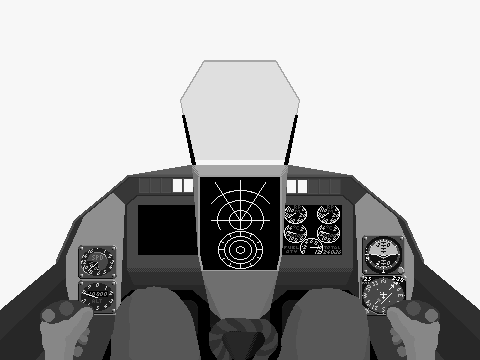
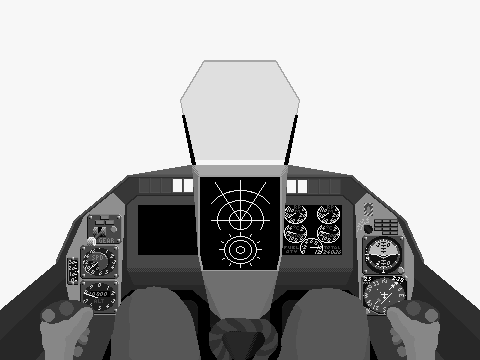
Before/after of a (480, 360) layered artwork. What changed in the layer stack:
painted on "Rafale_Frgr" over [77,231,101,273]
painted on "Rafale_Bkgr" over [67,203,408,315]
